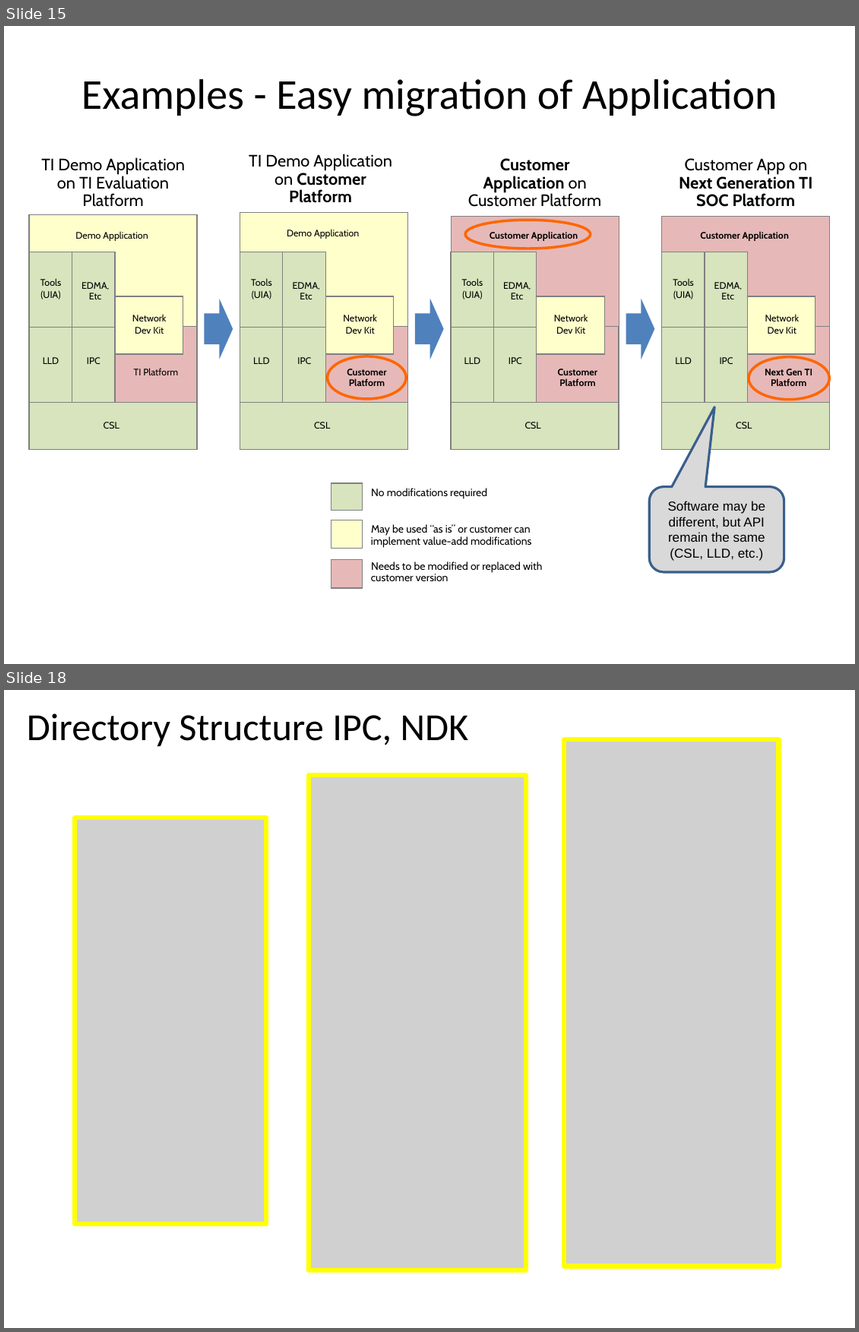
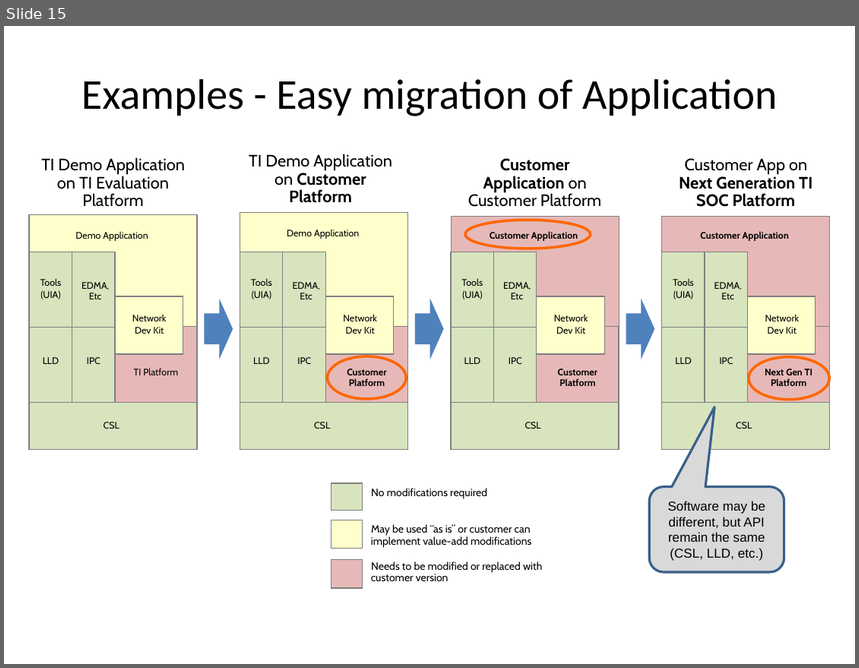
Before and after one commit to hari1989/keystone-workshop, a slide deck: preliminary/Introduction to KeyStone Software ECO.pptx. Shown one above the other, each under a label of ours: slides 15 and 18 before the commit, slide 15 after it; the slides between them are not shown. The pictures are 859x1332 and 859x668 pixels, drawn with LibreOffice and Linux fonts; fonts in the diff are those of the drawing; grey boxes stand for pictures. Boxes give left, top, right and bottom in pixels: in the first picture for what was removed or moved away, otherwise in the second. Text is boxed around its words. In the diff, an @@ line names an element or a change of style, - is before the commit and + after.

```diff
--- a/preliminary/Introduction to KeyStone Software ECO.pptx
+++ b/preliminary/Introduction to KeyStone Software ECO.pptx
@@ slide 18 removed at (4, 690, 855, 1328), background #FFFFFF @@
@@ title removed at (27, 714, 469, 746) @@
-Directory Structure IPC, NDK
@@ picture removed at (564, 740, 778, 1267) @@
@@ rectangle removed at (564, 739, 778, 1266) @@
@@ picture removed at (309, 776, 526, 1269) @@
@@ rectangle removed at (309, 775, 526, 1271) @@
@@ picture removed at (75, 818, 266, 1224) @@
@@ rectangle removed at (75, 818, 266, 1224) @@
```
Also in this commit, not shown: 5 slides changed, 1 slide added, 1 other slide removed.
